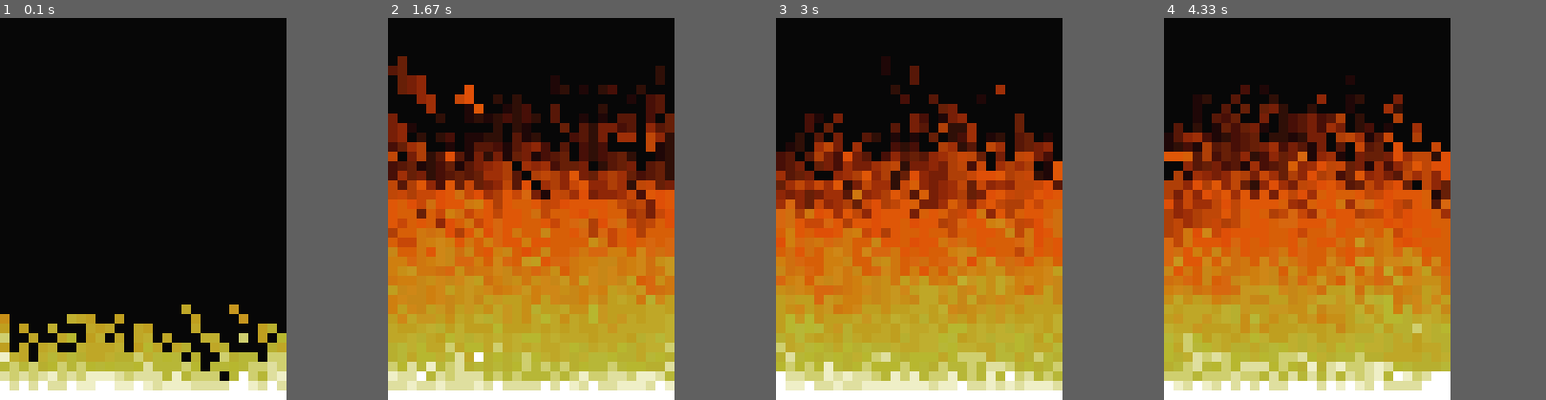
Above: before the commit, frames 1-4 (left to right).
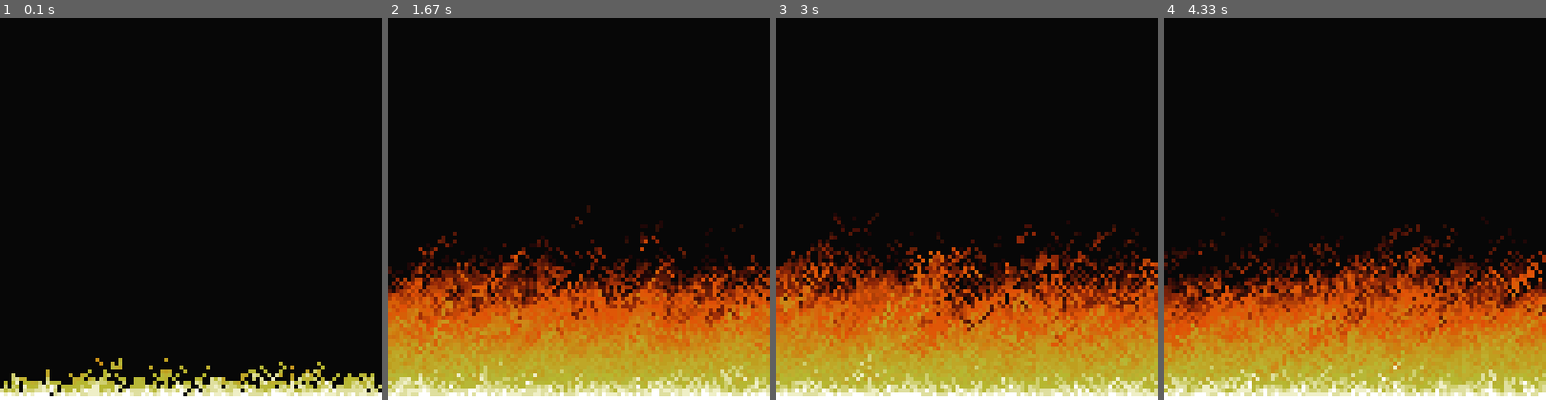
Above: after the commit, the same moments.

Repository: andretoniati/training
Game: pygame game, started from doom_fire.py
Same seed, same stepped clock (60 frames per second), same inputs: the game is played once before the commit and once after it.
Inputs:
- Up to frame 1 (0.1 s): no input
- Up to frame 2 (1.67 s): no input
- Up to frame 3 (3 s): no input
- Up to frame 4 (4.33 s): tap Enter at 3.33, 3.67, 4 s
In our replay, the window is 300x400 before the commit and 400x400 after it. These sizes can differ from the game's own. Grey fills any space a smaller window leaves; there, only what the larger window draws over its background counts as a difference.

The runs differ from the first frame. In frame 1, 12% of the frame differs, in the area x 0-100%, y 75-100%; in frame 2, 56%; in frame 3, 54%; in frame 4, 56%, in the area x 0-100%, y 17-100%.

Commit message:
Add files via upload

Diff:
--- a/doom_fire.py
+++ b/doom_fire.py
@@ -2,10 +2,10 @@
 import random
 import pygame
 
-sizePixel = 10
+sizePixel = 4
 
-fireWidth = 30
-fireHeight = 40
+fireWidth = 100
+fireHeight = 100
 
 debug = False
 
@@ -31,7 +31,7 @@
                 pygame.quit()
                 exit()
         # Number of frames per secong e.g. 60
-        # clock.tick(20)
+        clock.tick(60)
         pygame.display.update()
         calculateFirePropagation()
 
@@ -50,17 +50,20 @@
     if currentRow >= fireHeight:
         return
     decay = int(random.random()*3)
+    randomColumn = int(random.randint(0, 3))
     belowPixelFireIntensity = firePixels[currentRow + 1, currentColumn]
     if belowPixelFireIntensity - decay >= 0:
         newFireIntensity = belowPixelFireIntensity - decay
     else:
         newFireIntensity = 0
 
-    if currentRow - decay >= 0:
-        firePixels[currentRow, currentColumn - decay] = newFireIntensity
+    if currentRow - randomColumn >= 0:
+        if currentColumn + randomColumn > fireWidth:
+            firePixels[currentRow, currentColumn - randomColumn] = newFireIntensity
+        else:
+            firePixels[currentRow, currentColumn + randomColumn - 1] = newFireIntensity
     else:
-        firePixels[0, 0] = newFireIntensity
-
+        firePixels[currentRow, currentColumn] = newFireIntensity
 def renderFire():
     if debug:
         debugSize = 40
